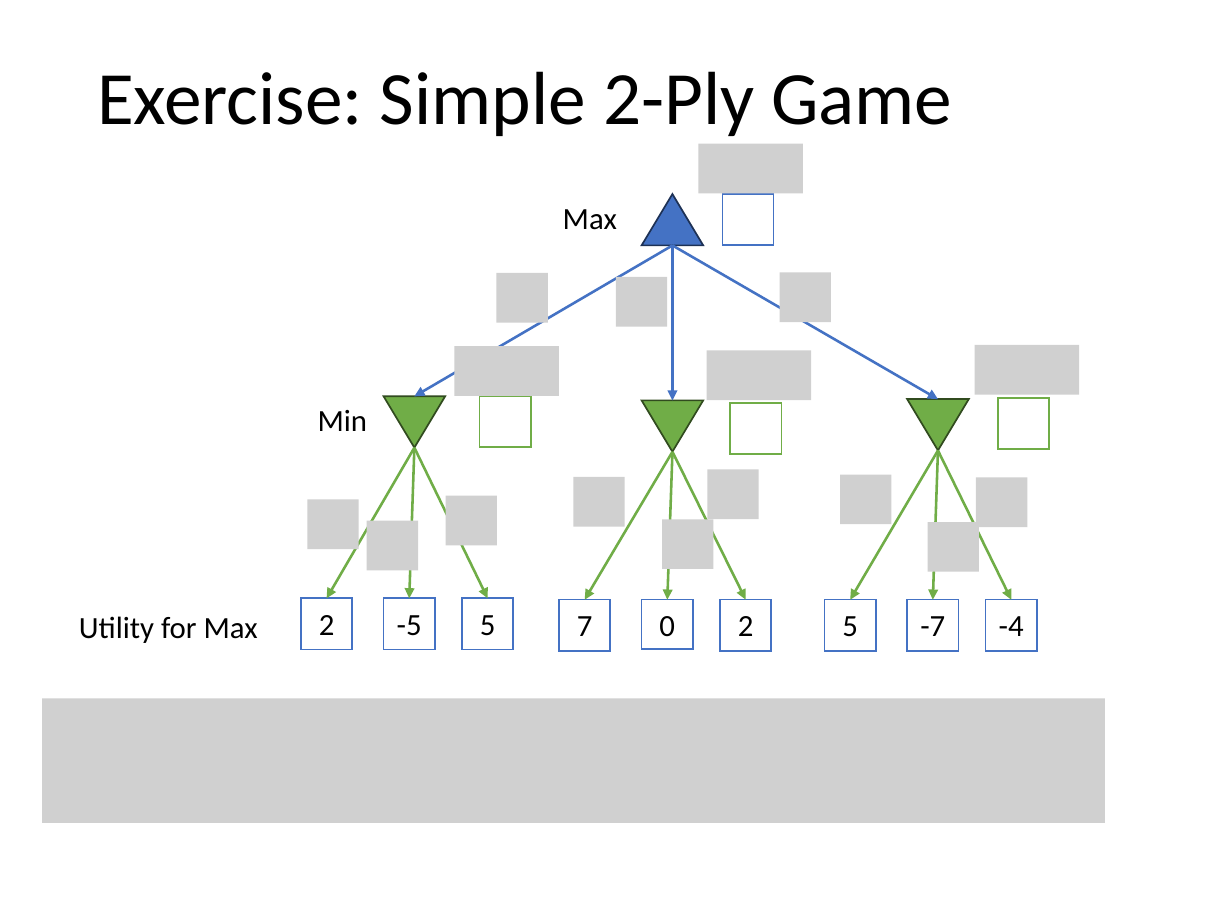
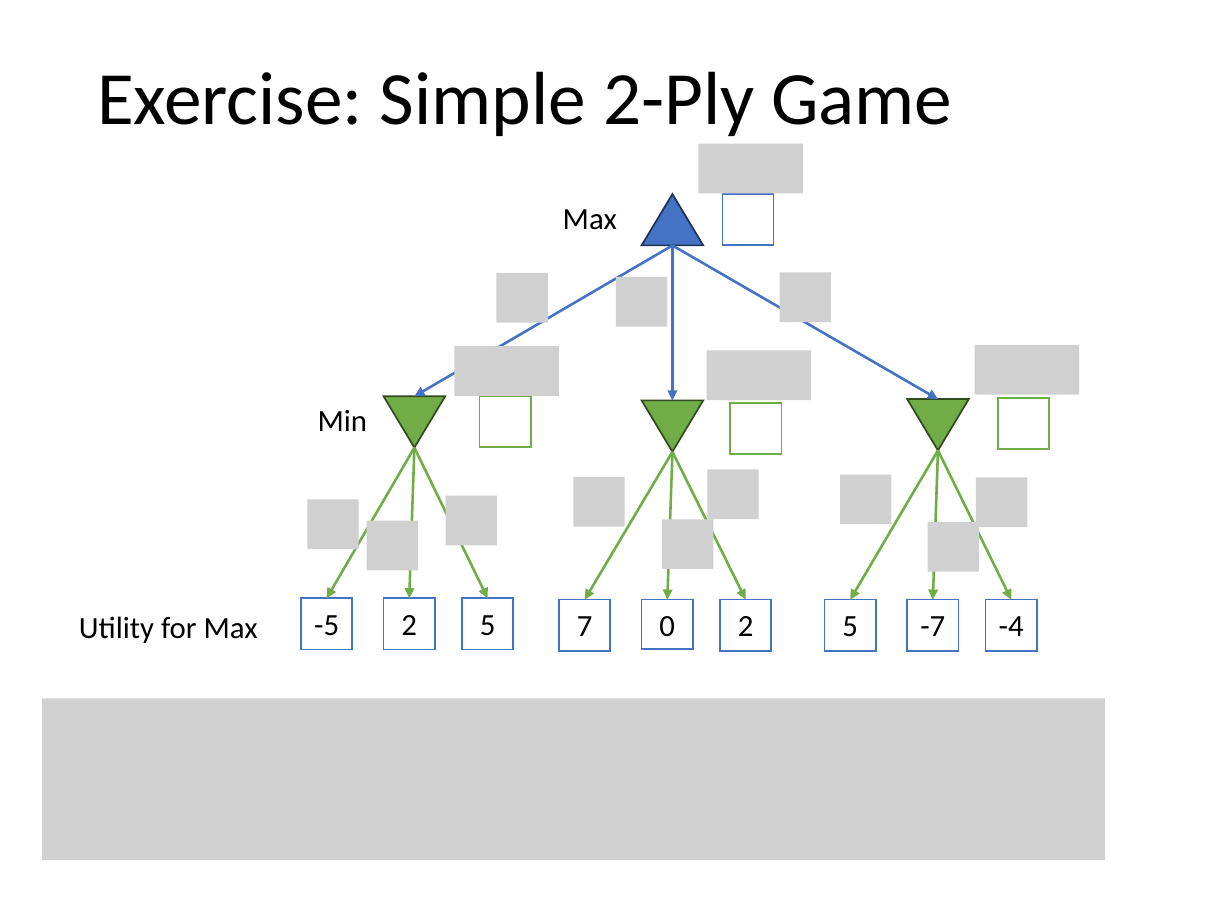
Before and after one commit to mhahsler/CS7320-AI, a slide deck: slide 23 of slides/05_games.pptx. Drawn at 1232x924 pixels with LibreOffice and Linux fonts; fonts in the diff are those of the drawing; grey boxes stand for pictures. Boxes give left, top, right and bottom in pixels: in the first picture for what was removed or moved away, otherwise in the second. Text is boxed around its words. In the diff, an @@ line names an element or a change of style, - is before the commit and + after.

```diff
--- a/slides/05_games.pptx
+++ b/slides/05_games.pptx
@@ rectangle "-5": place and size @@
-rectangle "-5" at [383, 599, 435, 650]
+rectangle "-5" at [301, 599, 352, 650]
@@ rectangle "2": place and size @@
-rectangle "2" at [301, 599, 352, 650]
+rectangle "2" at [383, 599, 435, 650]
@@ picture: place and size @@
-picture at [42, 699, 1104, 823]
+picture at [42, 699, 1104, 860]
```
Also in this commit, not shown: 4 other files.
